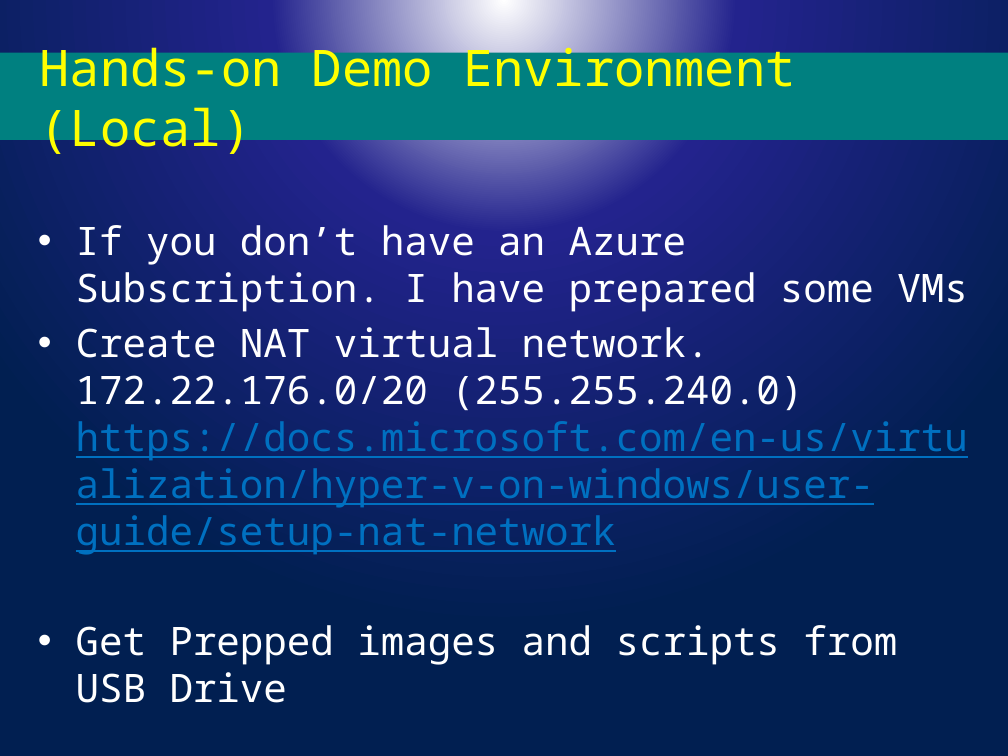
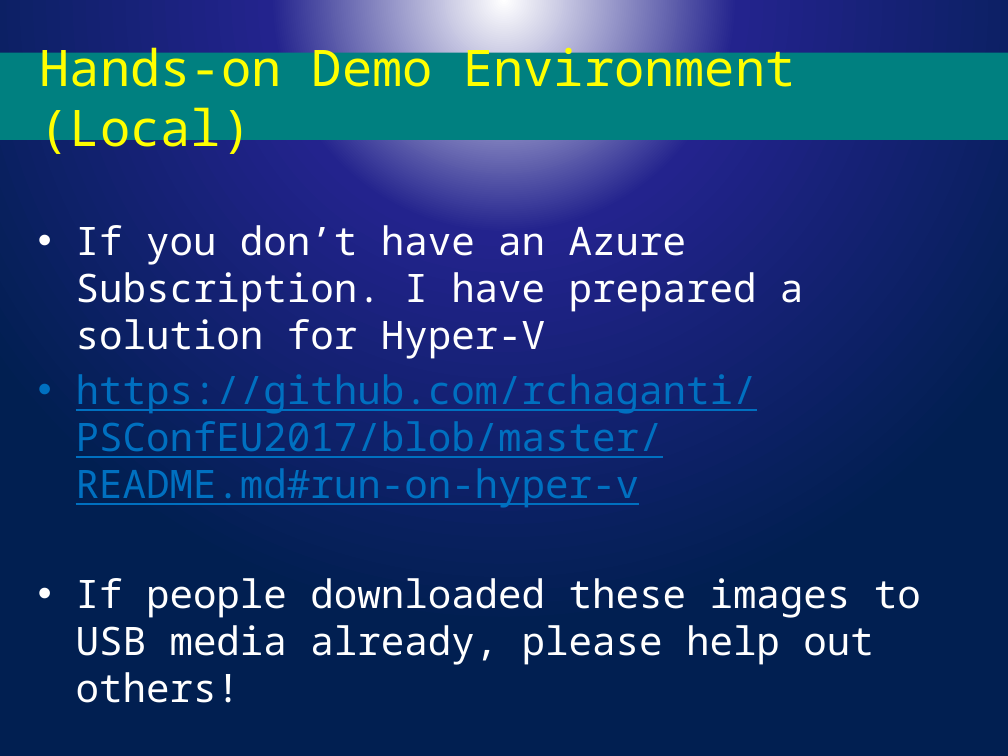
Before and after one commit to rchaganti/PSConfEU2017, a slide deck: slide 6 of WS1-DSCOverview/Slides.pptx. Drawn at 1008x756 pixels with LibreOffice and Linux fonts; fonts in the diff are those of the drawing; background and template pictures are left out. Boxes give left, top, right and bottom in pixels: in the first picture for what was removed or moved away, otherwise in the second. Text is boxed around its words. In the diff, an @@ line names an element or a change of style, - is before the commit and + after.

Commit message:
updated slides

```diff
--- a/WS1-DSCOverview/Slides.pptx
+++ b/WS1-DSCOverview/Slides.pptx
@@ text at (76,225,921,703): text changed @@
-• If you don’t have an Azure Subscription. I have prepared some VMs
-• Create NAT virtual network.
-  172.22.176.0/20 (255.255.240.0)
-  https://docs.microsoft.com/en-us/virtualization/hyper-v-on-windows/user-guide/setup-nat-network
-• Get Prepped images and scripts from USB Drive
+• If you don’t have an Azure Subscription. I have prepared a solution for Hyper-V
+• https://github.com/rchaganti/PSConfEU2017/blob/master/README.md#run-on-hyper-v
+• If people downloaded these images to USB media already, please help out others!
```
